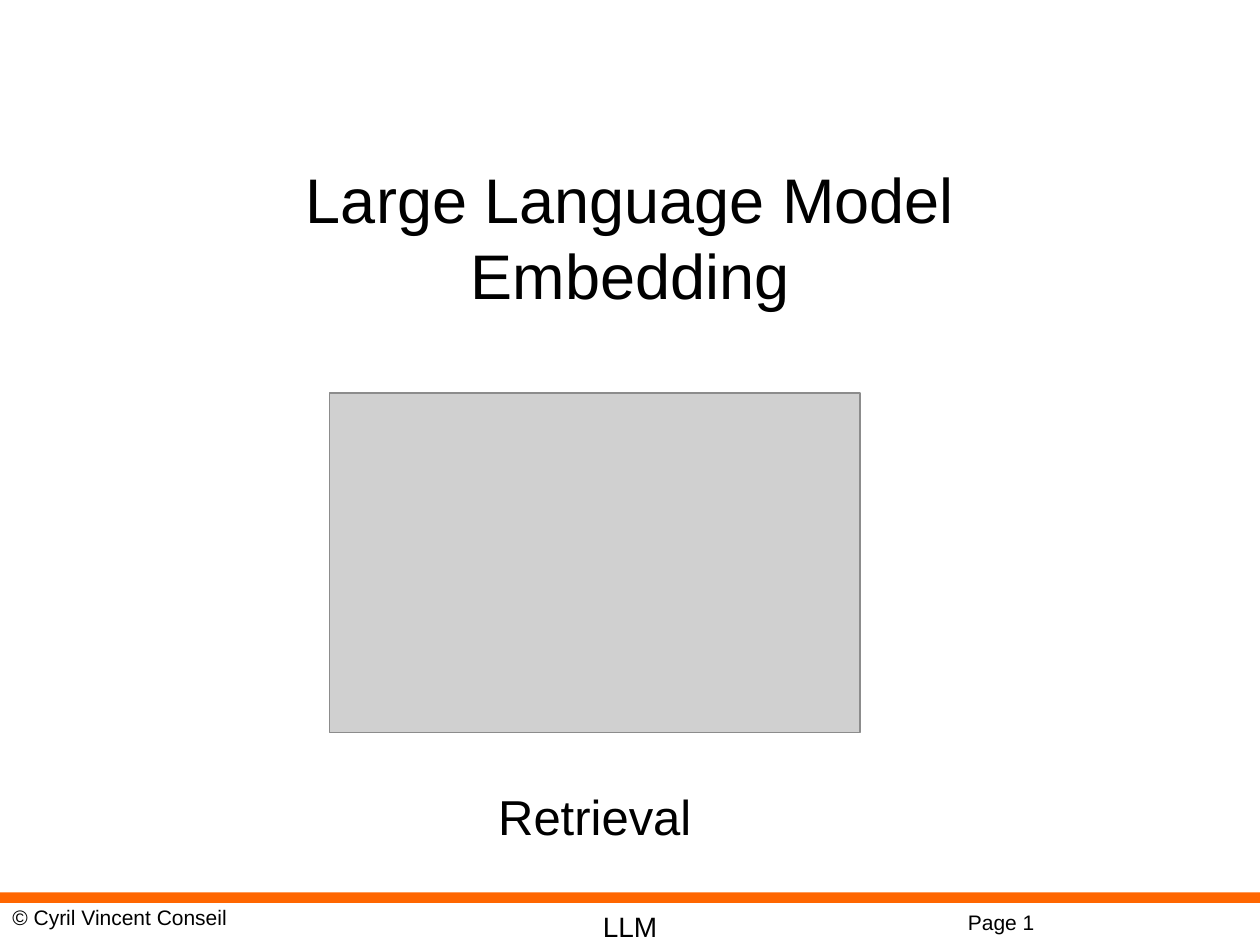
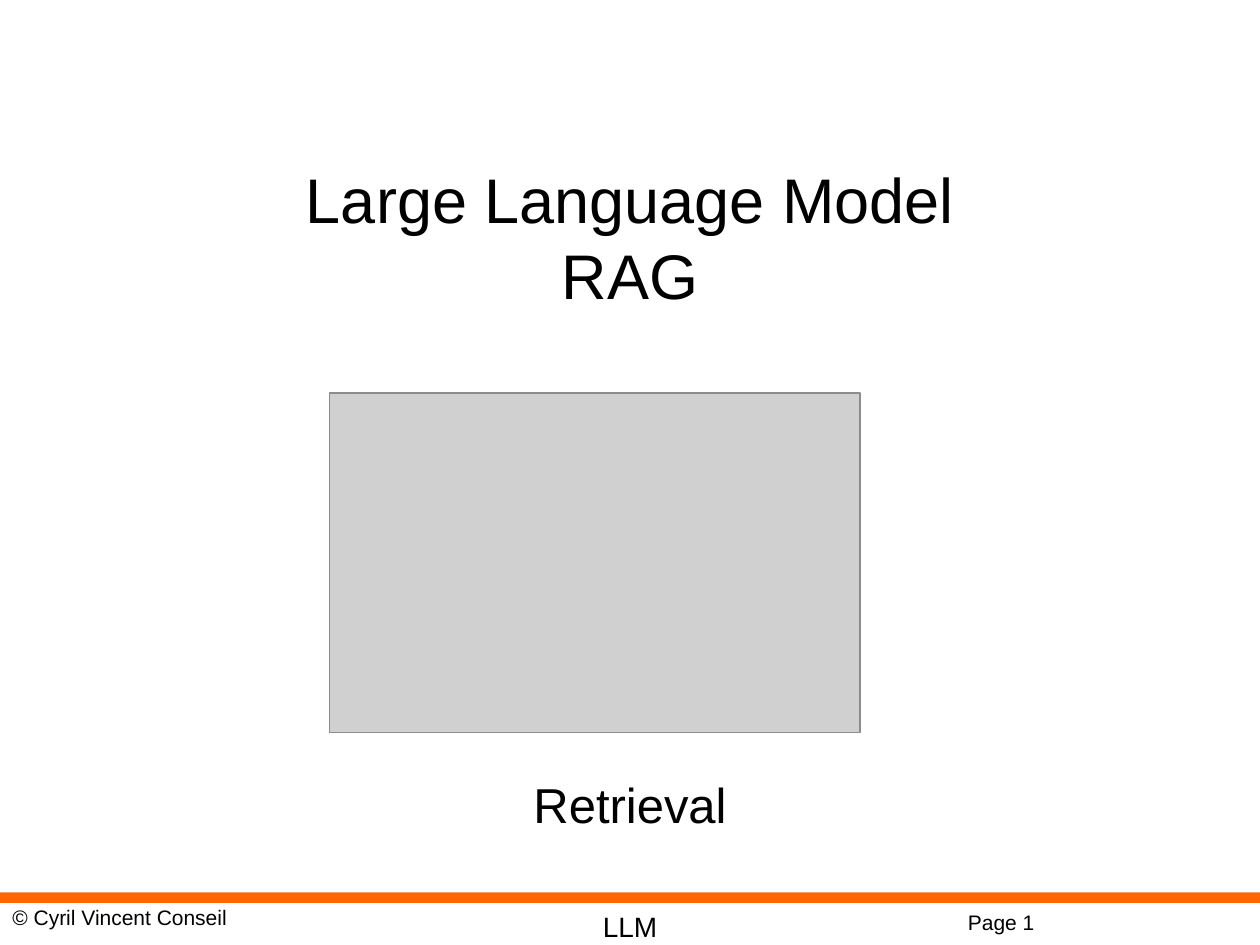
Before and after one commit to cyrilvincent/rag, a slide deck: slide 1 of ppt/RAG05-Retrieval.pptx. Drawn at 1260x945 pixels with LibreOffice and Linux fonts; fonts in the diff are those of the drawing; grey boxes stand for pictures; background and template pictures are left out. Boxes give left, top, right and bottom in pixels: in the first picture for what was removed or moved away, otherwise in the second. Text is boxed around its words. In the diff, an @@ line names an element or a change of style, - is before the commit and + after.

```diff
--- a/ppt/RAG05-Retrieval.pptx
+++ b/ppt/RAG05-Retrieval.pptx
@@ text at <box>562,255,698,300</box>: text changed @@
-Embedding
+RAG
@@ subtitle "Retrieval": place and size @@
-subtitle "Retrieval" at <box>498,799,691,836</box>
+subtitle "Retrieval" at <box>533,787,726,824</box>
```
Also in this commit, not shown: 23 other files.
